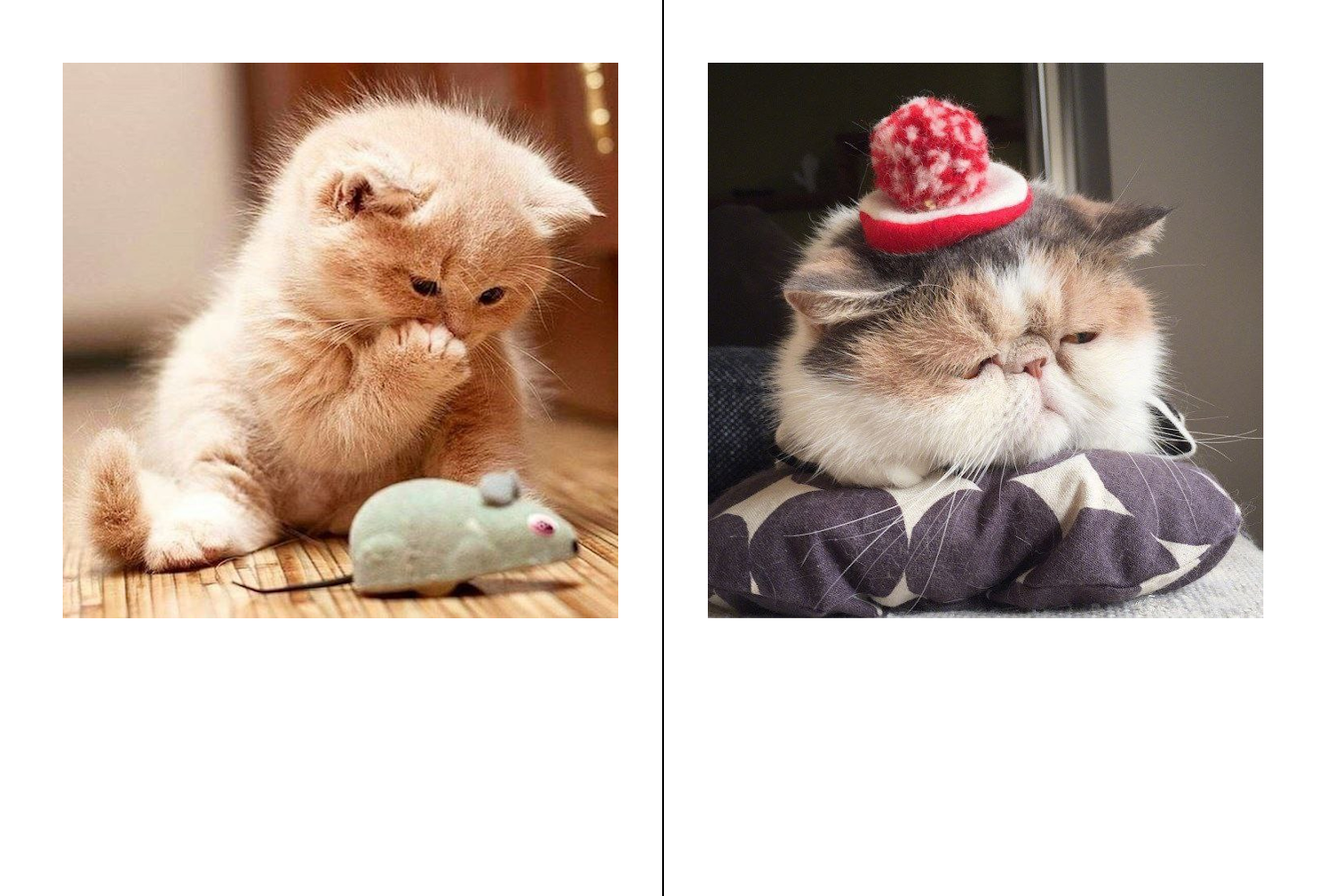
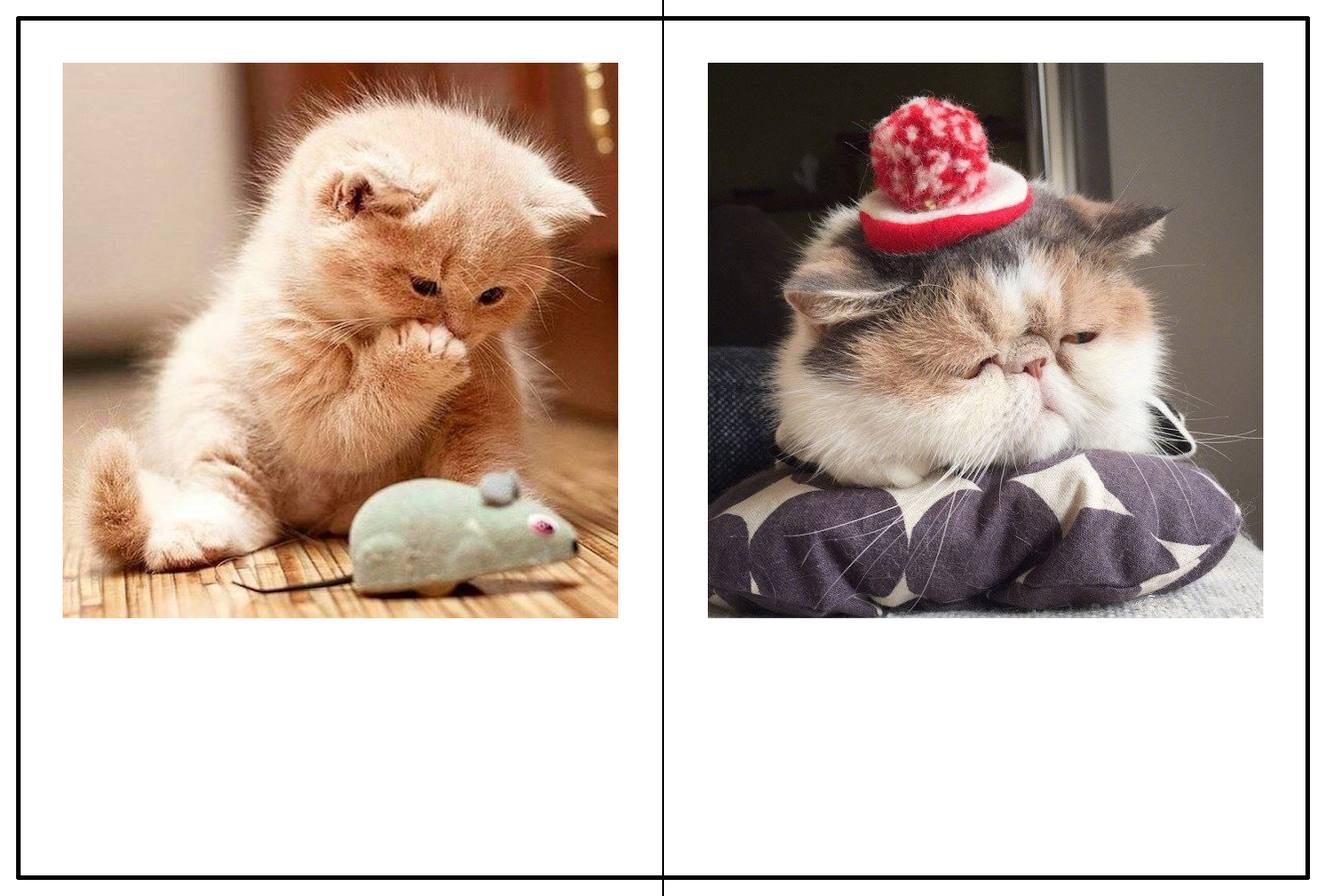
The second 1344 × 896 image is a revision of the first. Changes to its layers:
painted on "Layer #1" over [16, 16, 1310, 880]
